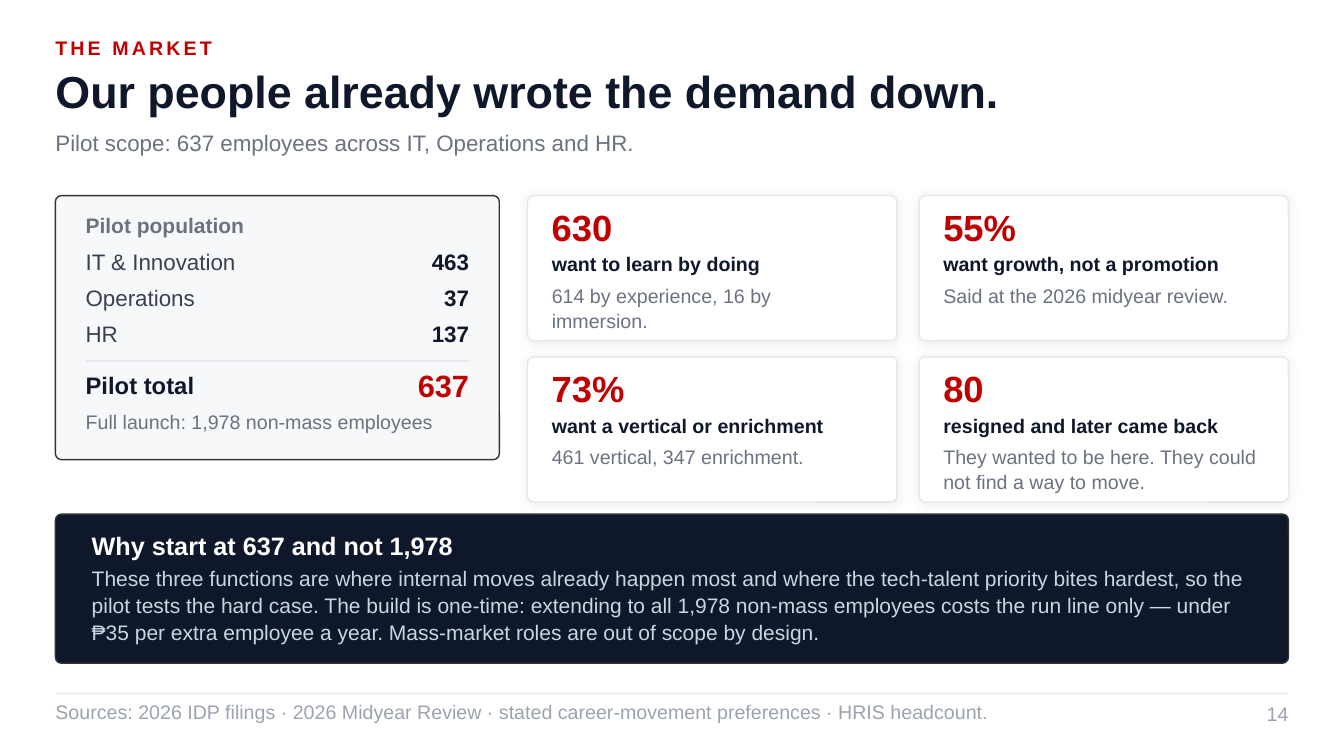
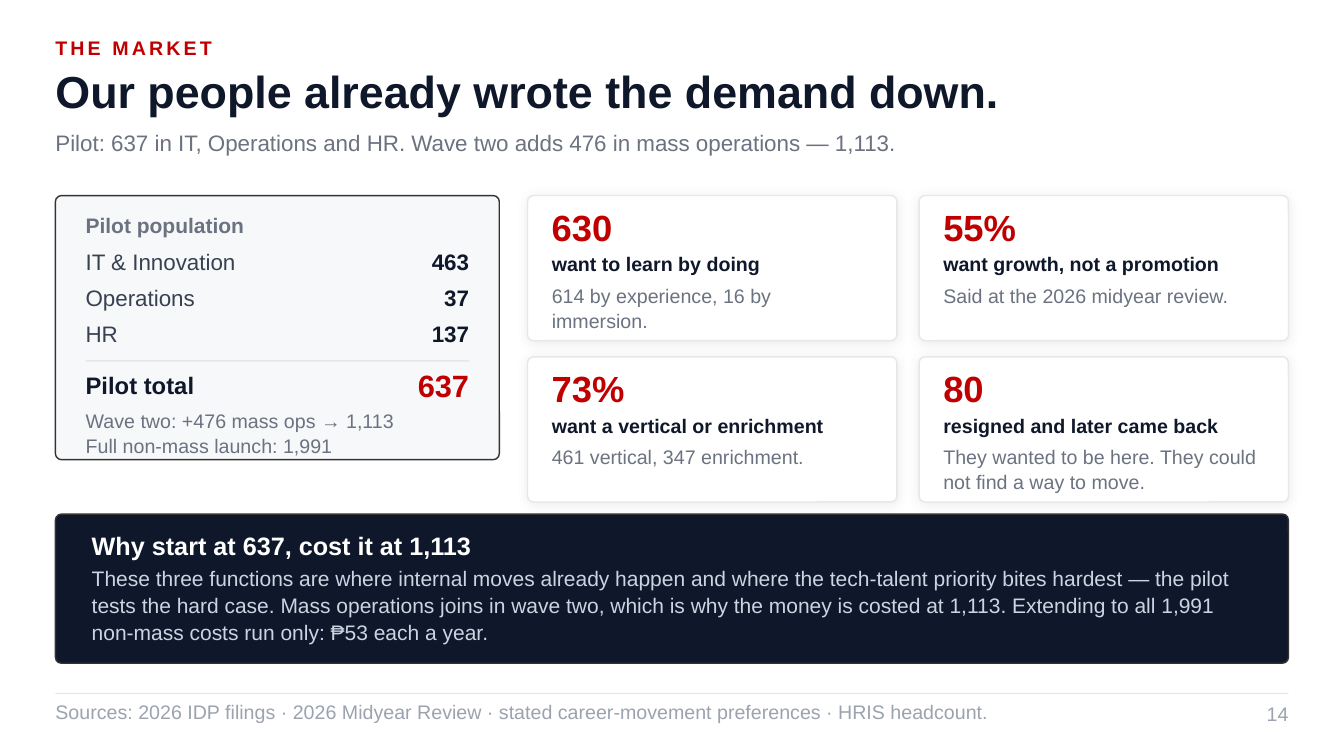
Before and after one commit to Ruffa06/Talent-Marketplace, a slide deck: slide 14 of docs/Growth_Talent_Marketplace_ALP.pptx. Drawn at 1344x756 pixels with LibreOffice and Linux fonts; fonts in the diff are those of the drawing. Boxes give left, top, right and bottom in pixels: in the first picture for what was removed or moved away, otherwise in the second. Text is boxed around its words. In the diff, an @@ line names an element or a change of style, - is before the commit and + after.

```diff
--- a/docs/Growth_Talent_Marketplace_ALP.pptx
+++ b/docs/Growth_Talent_Marketplace_ALP.pptx
@@ text at box(55, 135, 895, 156): text changed @@
-Pilot scope: 637 employees across IT, Operations and HR.
+Pilot: 637 in IT, Operations and HR. Wave two adds 476 in mass operations — 1,113.
@@ text at box(86, 414, 394, 456): text changed @@
-Full launch: 1,978 non-mass employees
+Wave two: +476 mass ops → 1,113
+Full non-mass launch: 1,991
@@ text "Wave two: +476 mass ops ..." at box(86, 414, 394, 456): vertical alignment middle to top @@
@@ text at box(92, 536, 471, 561): text changed @@
-Why start at 637 and not 1,978
+Why start at 637, cost it at 1,113
@@ text at box(92, 570, 1228, 644): text changed @@
-These three functions are where internal moves already happen most and where the tech-talent priority bites hardest, so the pilot tests the hard case. The build is one-time: extending to all 1,978 non-mass employees costs the run line only — under ₱35 per extra employee a year. Mass-market roles are out of scope by design.
+These three functions are where internal moves already happen and where the tech-talent priority bites hardest — the pilot tests the hard case. Mass operations joins in wave two, which is why the money is costed at 1,113. Extending to all 1,991 non-mass costs run only: ₱53 each a year.
```
Also in this commit, not shown: 12 other slides changed, 1 slide added, 5 other files.
